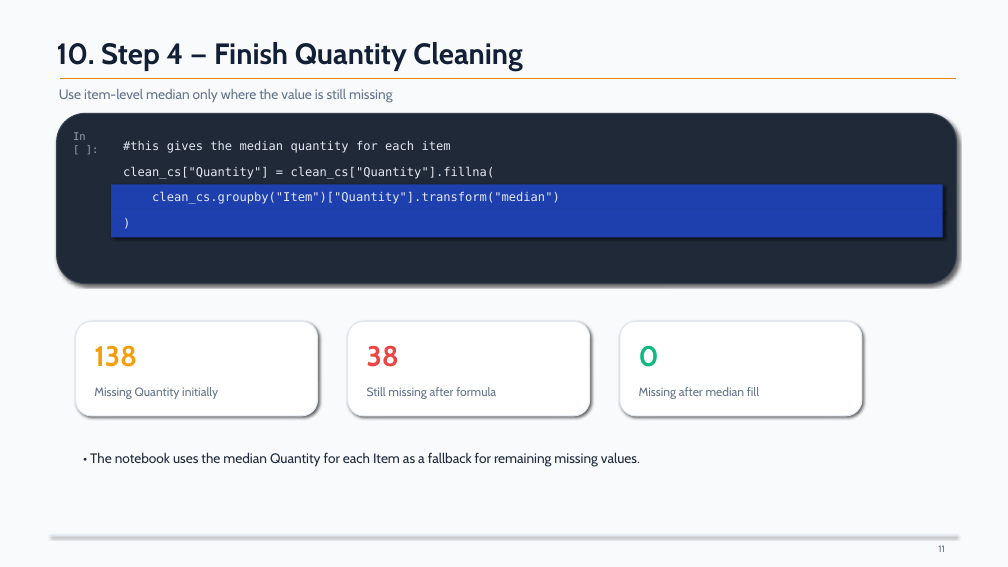
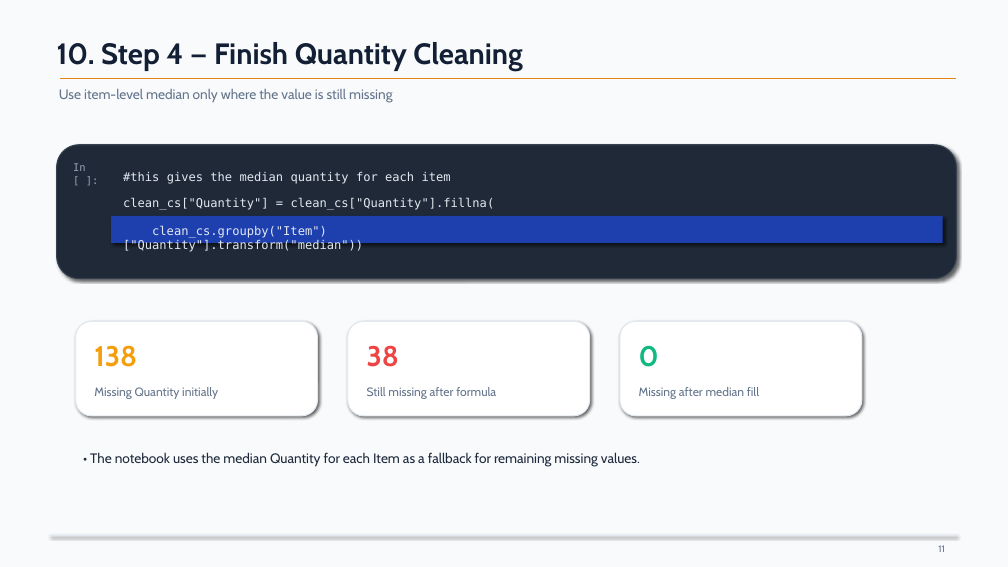
Before and after one commit to NeelaSaranyaS/Cafe_Sales, a slide deck: slide 11 of Cafe_Sales_DC.pptx. Drawn at 1008x567 pixels with LibreOffice and Linux fonts; fonts in the diff are those of the drawing. Boxes give left, top, right and bottom in pixels: in the first picture for what was removed or moved away, otherwise in the second. Text is boxed around its words. In the diff, an @@ line names an element or a change of style, - is before the commit and + after.

```diff
--- a/Cafe_Sales_DC.pptx
+++ b/Cafe_Sales_DC.pptx
@@ rounded rectangle: place and size @@
-rounded rectangle at [57, 113, 957, 284]
+rounded rectangle at [57, 145, 957, 279]
@@ 3 texts, 1 rectangle: place and size @@
-3 texts, 1 rectangle at [73, 132, 943, 212]
+3 texts, 1 rectangle at [73, 163, 943, 243]
@@ rectangle removed at [111, 210, 943, 237] @@
@@ text removed at [116, 212, 944, 241] @@
-)
@@ text at [123, 225, 363, 252]: text changed @@
-clean_cs.groupby("Item")["Quantity"].transform("median")
+clean_cs.groupby("Item")["Quantity"].transform("median"))
```
Also in this commit, not shown: 8 other slides changed, 2 other files.
